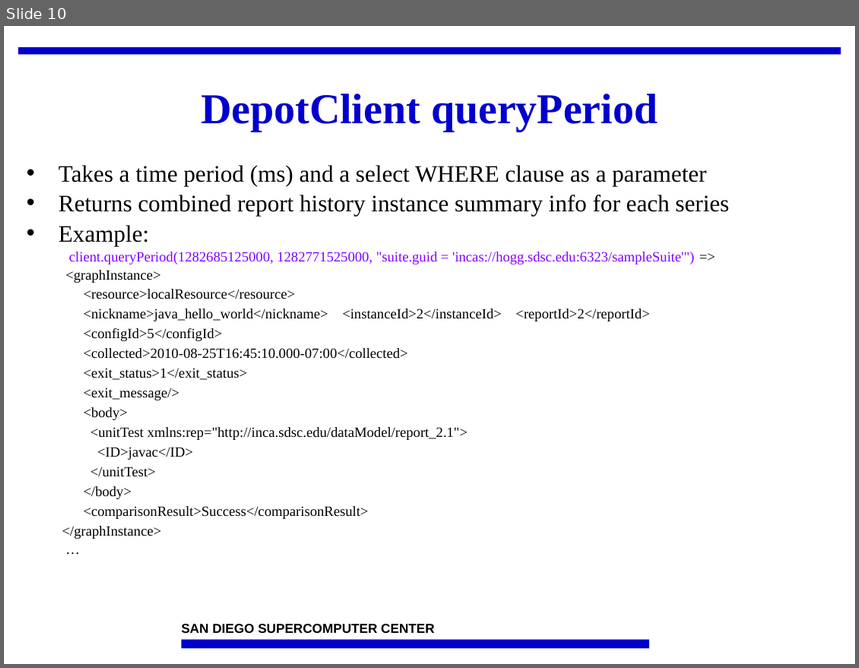
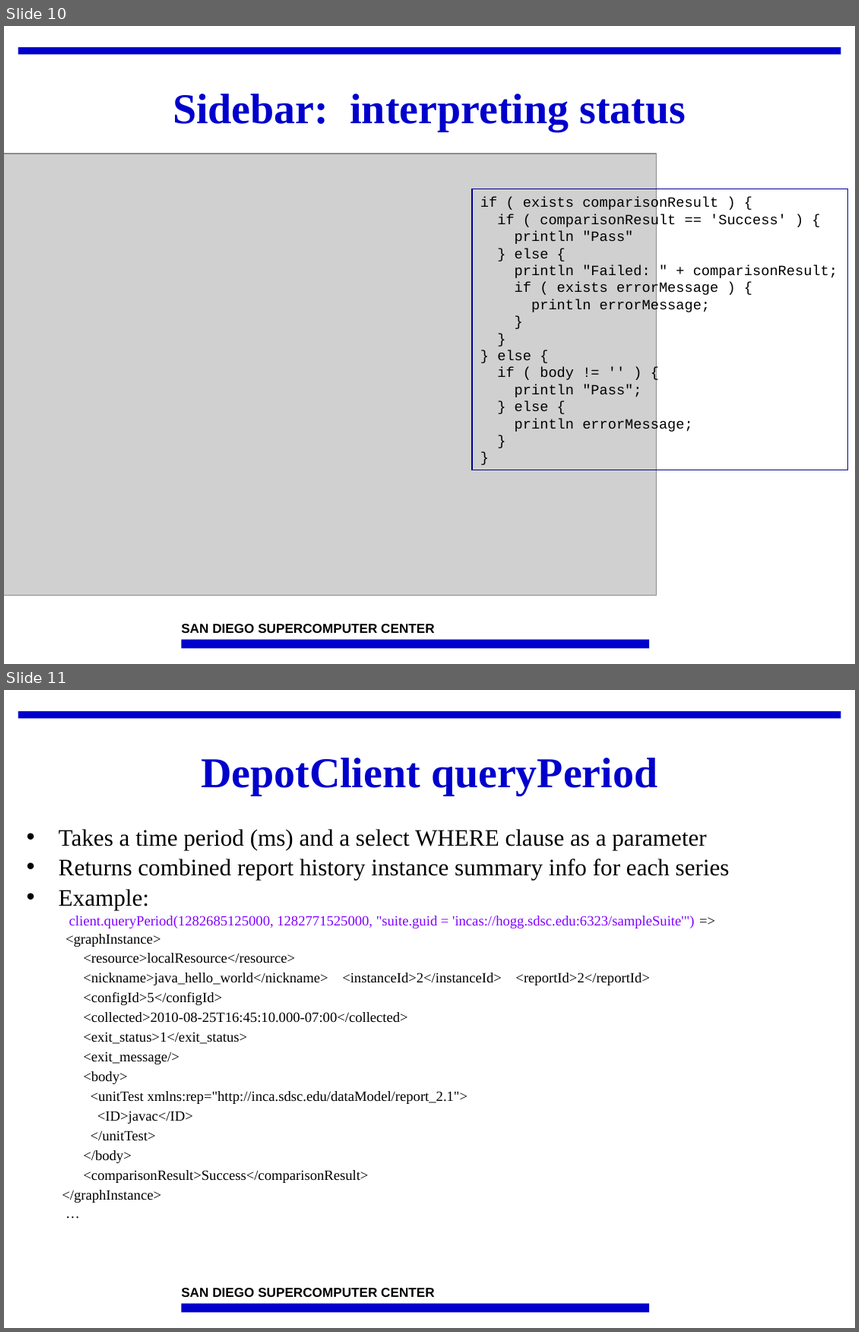
Before and after one commit to IncaProject/inca-xsede, a slide deck: talks/2010/2010workshop/writing-consumer.ppt. Shown one above the other, each under a label of ours: slide 10 before the commit, slides 10 and 11 after it. The pictures are 859x668 and 859x1332 pixels, drawn with LibreOffice and Linux fonts; fonts in the diff are those of the drawing; grey boxes stand for pictures; background and template pictures are left out. Boxes give left, top, right and bottom in pixels: in the first picture for what was removed or moved away, otherwise in the second. Text is boxed around its words. In the diff, an @@ line names an element or a change of style, - is before the commit and + after.

Commit message:
added comparison slide

```diff
--- a/talks/2010/2010workshop/writing-consumer.ppt
+++ b/talks/2010/2010workshop/writing-consumer.ppt
@@ slide 10 added at (4,26,855,664), background #FFFFFF; not listed: 3 template elements that a slide beside it also shows @@
@@ title added at (173,94,686,132), 36 pt, text #0000CC, bold @@
+Sidebar: interpreting status
@@ picture added at (4,154,657,595) @@
@@ rectangle added at (472,189,848,471), outline #000090 0.74 pt, 12 pt, text #000000 @@
+if ( exists comparisonResult ) {
+if ( comparisonResult == 'Success' ) {
+println "Pass"
+} else {
+println "Failed: " + comparisonResult;
+if ( exists errorMessage ) {
+println errorMessage;
+}
+}
+} else {
+if ( body != '' ) {
+println "Pass";
+} else {
+println errorMessage;
+}
+}
@@ what was slide 10 is now slide 11 @@
```
Also in this commit, not shown: 1 other file.
